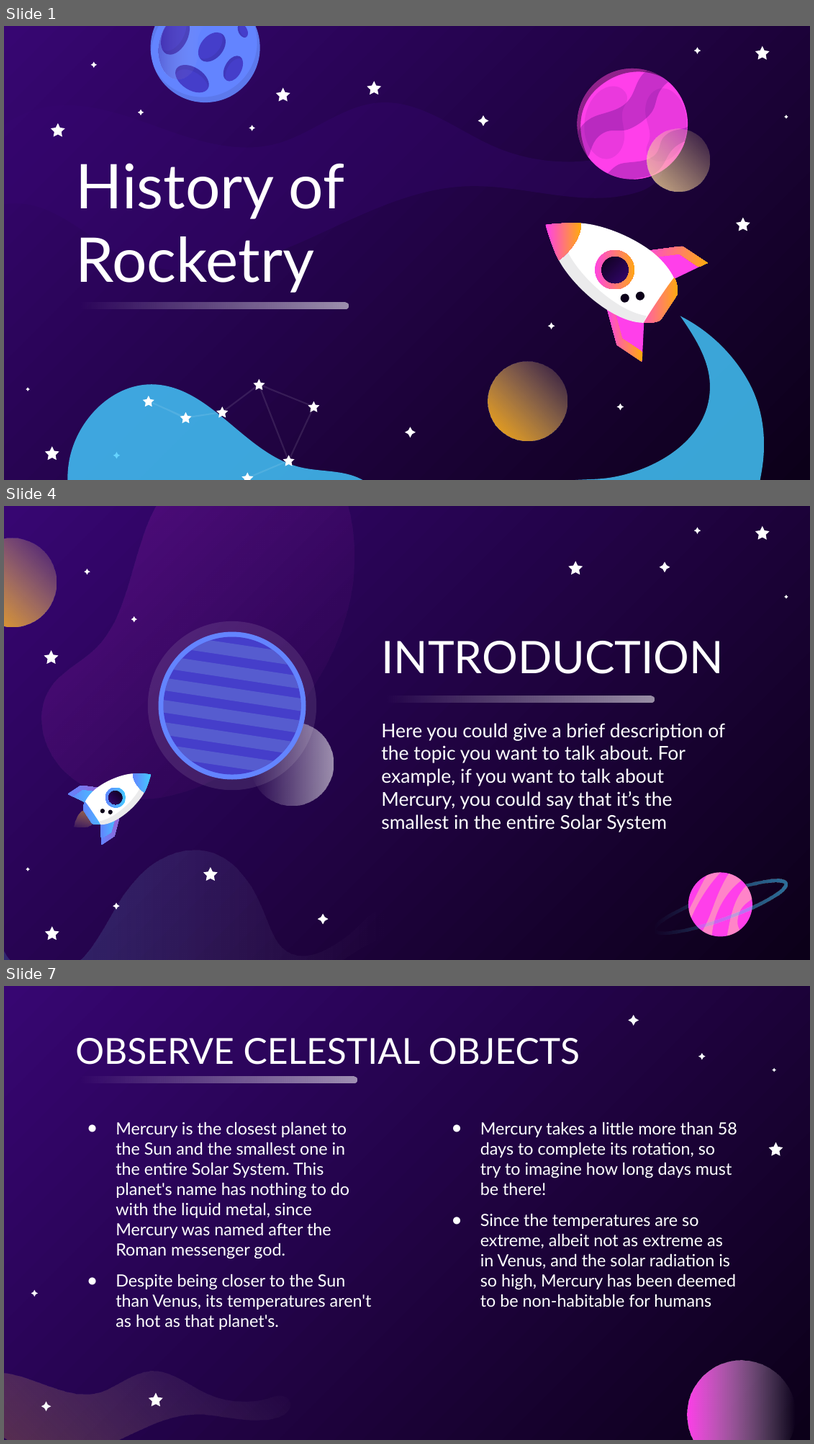
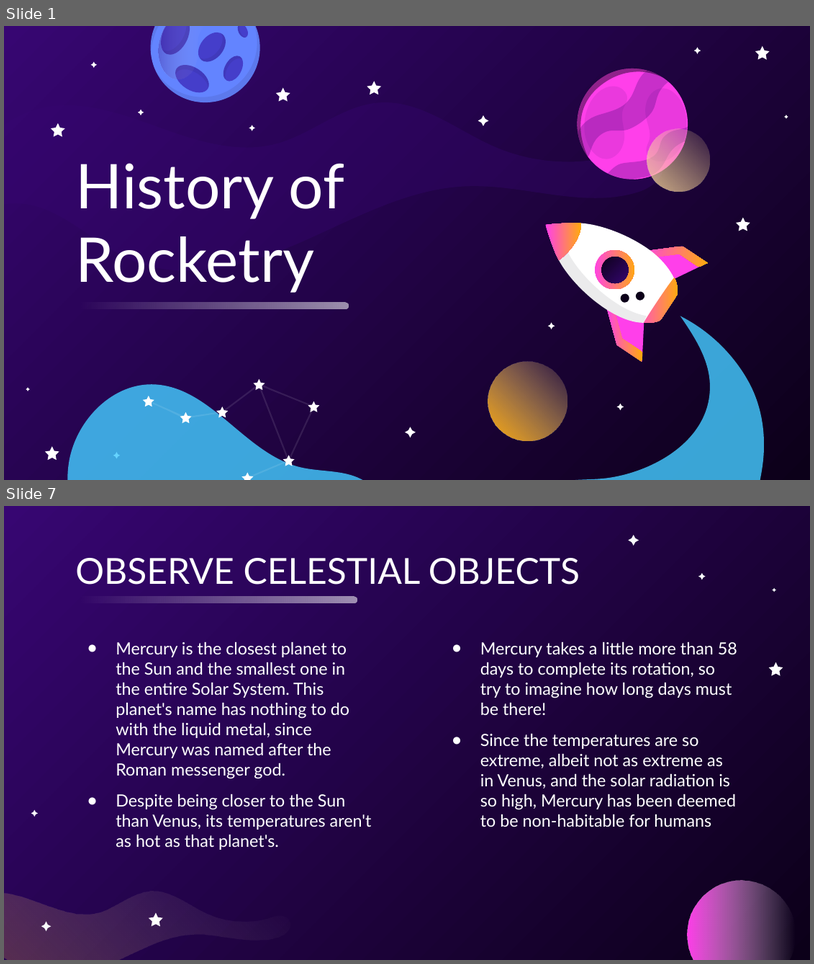
Before and after one commit to usedgenes/Rocketry-Curriculum, a slide deck: Beginner/Day 2/History of Rocketry.pptx. Shown one above the other, each under a label of ours: slides 1, 4 and 7 before the commit, slides 1 and 7 after it; the slides between them are not shown. The pictures are 814x1444 and 814x964 pixels, drawn with LibreOffice and Linux fonts; fonts in the diff are those of the drawing. Boxes give left, top, right and bottom in pixels: in the first picture for what was removed or moved away, otherwise in the second. Text is boxed around its words. In the diff, an @@ line names an element or a change of style, - is before the commit and + after.

```diff
--- a/Beginner/Day 2/History of Rocketry.pptx
+++ b/Beginner/Day 2/History of Rocketry.pptx
@@ slide 4 removed at bbox=[4, 506, 810, 960], background gradient #0C0019 to #370672; not listed: 5 template elements that a slide beside it also shows @@
@@ freeform shape removed at bbox=[33, 506, 373, 799] @@
@@ ellipse removed at bbox=[4, 538, 57, 626] @@
@@ group removed at bbox=[44, 561, 670, 924]: 5 freeform shapes @@
@@ freeform shape removed at bbox=[568, 561, 583, 574] @@
@@ freeform shape removed at bbox=[131, 616, 138, 623] @@
@@ title removed at bbox=[381, 641, 724, 674] @@
-INTRODUCTION
@@ rounded rectangle removed at bbox=[383, 695, 655, 703] @@
@@ subtitle removed at bbox=[381, 723, 725, 832] @@
-Here you could give a brief description of the topic you want to talk about. For example, if you want to talk about Mercury, you could say that it’s the smallest in the entire Solar System
@@ group removed at bbox=[67, 621, 334, 844]: 22 freeform shapes, 1 ellipse @@
@@ freeform shape removed at bbox=[4, 849, 399, 960] @@
@@ freeform shape removed at bbox=[203, 867, 218, 880] @@
@@ group removed at bbox=[652, 872, 789, 936]: 5 freeform shapes @@
```
Also in this commit, not shown: 2 slides changed, 3 slides added, 2 other slides removed, 1 other file.
